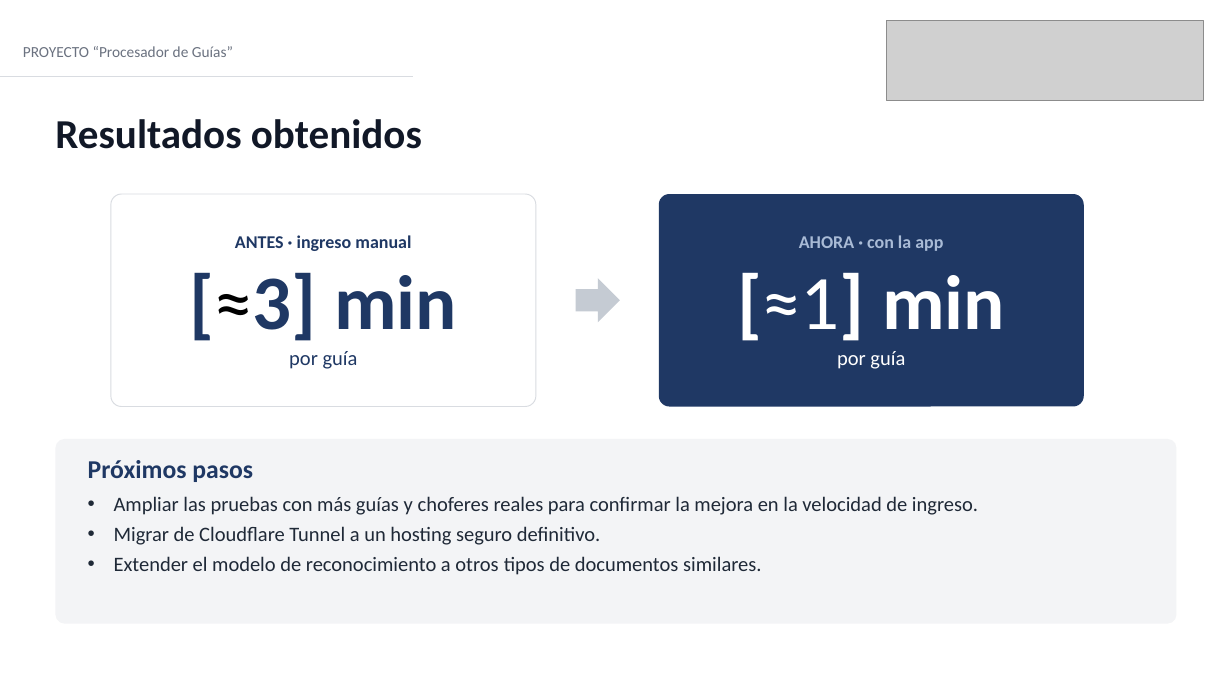
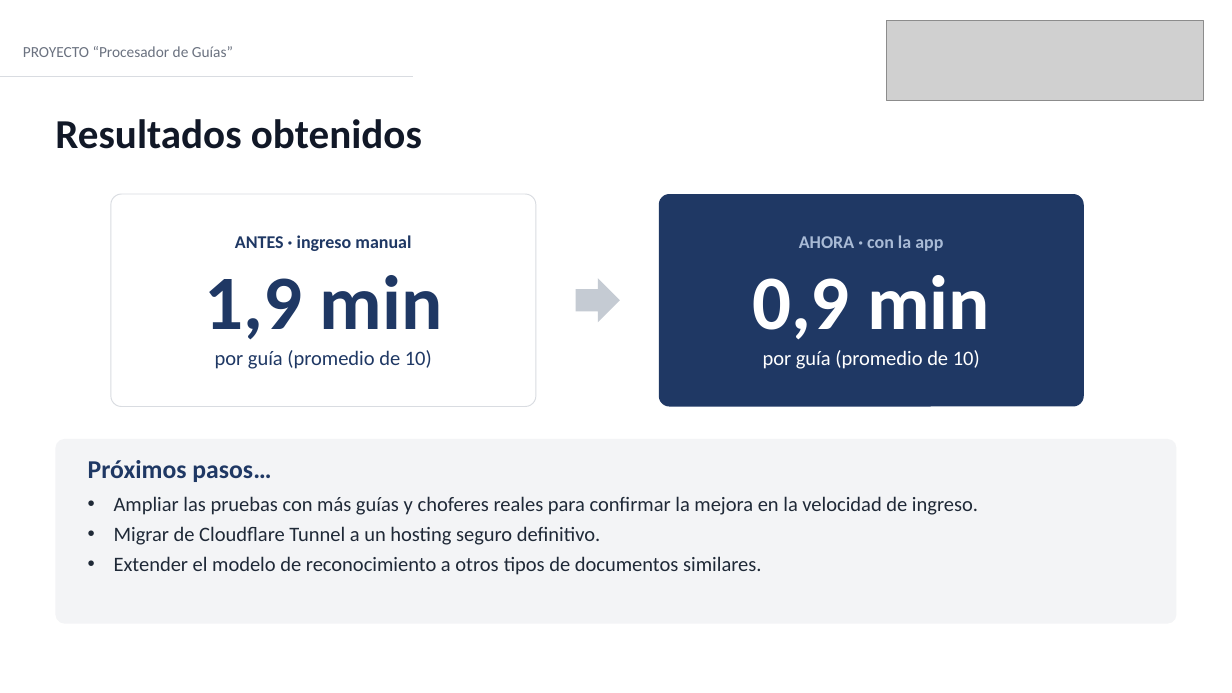
Before and after one commit to benmancilla/APP-CAPSTONE, a slide deck: slide 18 of FASE 3/evidencias grupales/Presentación final del proyecto.pptx. Drawn at 1232x693 pixels with LibreOffice and Linux fonts; fonts in the diff are those of the drawing; grey boxes stand for pictures. Boxes give left, top, right and bottom in pixels: in the first picture for what was removed or moved away, otherwise in the second. Text is boxed around its words. In the diff, an @@ line names an element or a change of style, - is before the commit and + after.

```diff
--- a/FASE 3/evidencias grupales/Presentación final del proyecto.pptx
+++ b/FASE 3/evidencias grupales/Presentación final del proyecto.pptx
@@ text at (x1=204, y1=275, x2=443, y2=369): text changed; size 60 to 16 pt @@
-[≈3] min
-por guía
+1,9 min
+por guía (promedio de 10)
@@ text at (x1=752, y1=275, x2=990, y2=369): text changed; size 60 to 16 pt @@
-[≈1] min
-por guía
+0,9 min
+por guía (promedio de 10)
@@ text at (x1=88, y1=460, x2=271, y2=482): text changed @@
-Próximos pasos
+Próximos pasos…
```
Also in this commit, not shown: 3 slides added.
